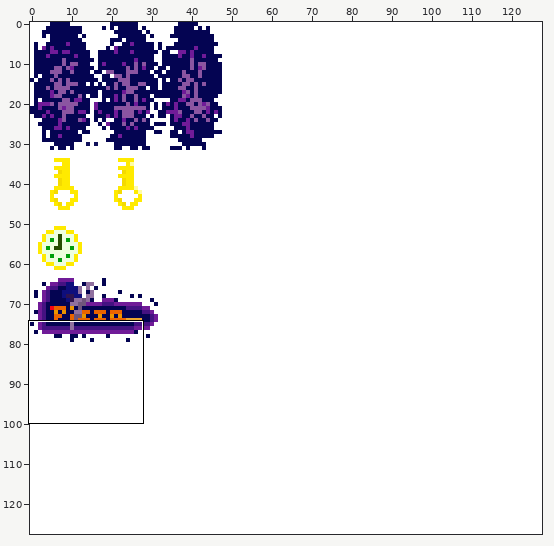
Sprite sheet -- img/items.png. The picture above shows the old version from afar; the outline marks the close-up.
Close-up. Old version:
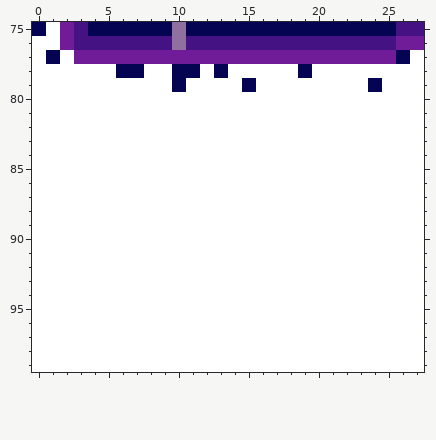
The file is 128x128 pixels. Colours within 5 levels of each other are drawn and written as one. Shown: x 0..27, y 75..99.
The same view after the edit:
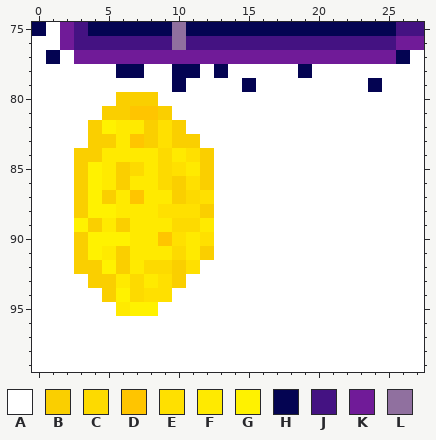
Palette (. is transparent): A #ffffff  B #facf00  C #fdda00  D #ffc500  E #ffe000  F #ffea00  G #fff200  H #040452  J #441282  K #701b98  L #90709f
Diff:
Colour A gives way to colour B in row 80 at x 6 to 8; in row 81 at x 5 to 6 and 9; in row 82 at x 4, 8 and 10; in row 83 at x 4 to 5, 8 and 10 to 11; in row 84 at x 3 to 4 and 12; in row 85 at x 3, 6 and 12.
Colour A gives way to colour B in row 86 at x 3, 6, 10 and 12; in row 87 at x 3, 5 and 10; in row 88 at x 3 and 12; in row 89 at x 4 and 6; in row 90 at x 3; in row 91 at x 3, 6 and 12.
Colour A gives way to colour B in row 92 at x 3 to 4, 6 and 10; in row 93 at x 4 to 5 and 10; in row 94 at x 5.
Colour A gives way to colour C in row 84 at x 9; in row 85 at x 7 and 9; in row 86 at x 9; in row 87 at x 11; in row 89 at x 10 to 11; in row 91 at x 10.
Colour A gives way to colour C in row 92 at x 8 to 9; in rows 93 to 94 at x 7.
Colour A gives way to colour D in row 81 at x 7 to 8; in row 83 at x 7; in row 87 at x 7; in row 90 at x 9.
Colour A gives way to colour E in rows 82 to 83 at x 9; in row 84 at x 11; in row 85 at x 10; in row 86 at x 11; in row 87 at x 12; in row 88 at x 9 to 11.
Colour A gives way to colour E in row 90 at x 10 and 12; in row 92 at x 11; in row 93 at x 9; in row 94 at x 8 to 9.
Colour A gives way to colour F in row 82 at x 6 to 7; in row 83 at x 6; in row 84 at x 5 to 8 and 10; in row 85 at x 5, 8 and 11; in row 86 at x 5 and 7 to 8; in row 87 at x 6 and 8 to 9.
Colour A gives way to colour F in row 88 at x 6 to 8; in row 89 at x 5, 7 to 9 and 12; in row 90 at x 7 to 8 and 11; in row 91 at x 5, 7 to 9 and 11; in row 92 at x 7; in row 93 at x 6 and 8.
Colour A gives way to colour F in row 95 at x 6.
Colour A gives way to colour G in row 82 at x 5; in rows 85 to 87 at x 4; in row 88 at x 4 to 5; in row 89 at x 3; in row 90 at x 4 to 6; in row 91 at x 4.
Colour A gives way to colour G in row 92 at x 5; in row 94 at x 6; in row 95 at x 7 to 8.
Where, in picture pixels (left, top, right, bottom), the same in both close-ups:
changed: (74, 92, 214, 316)
